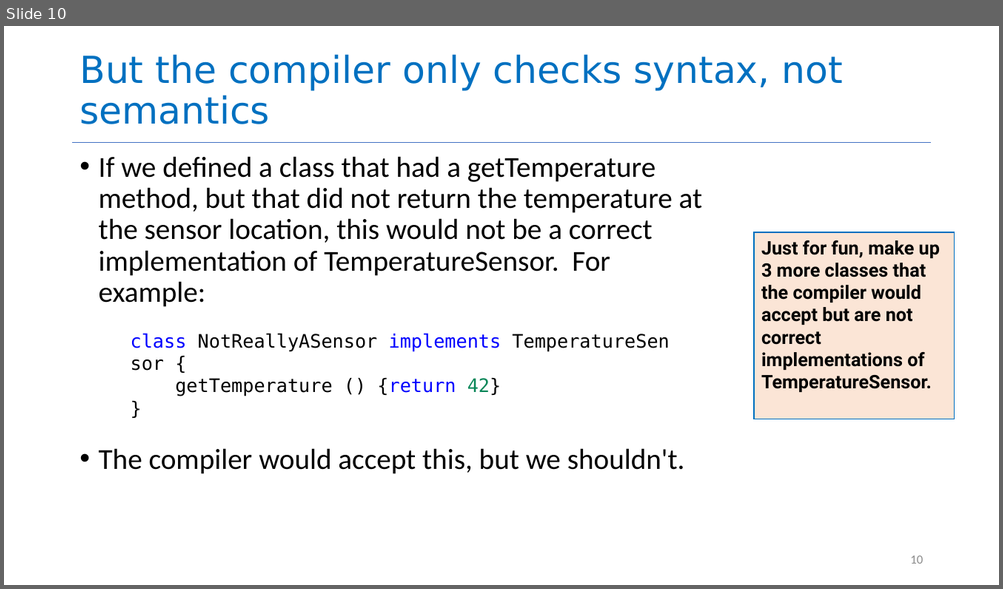
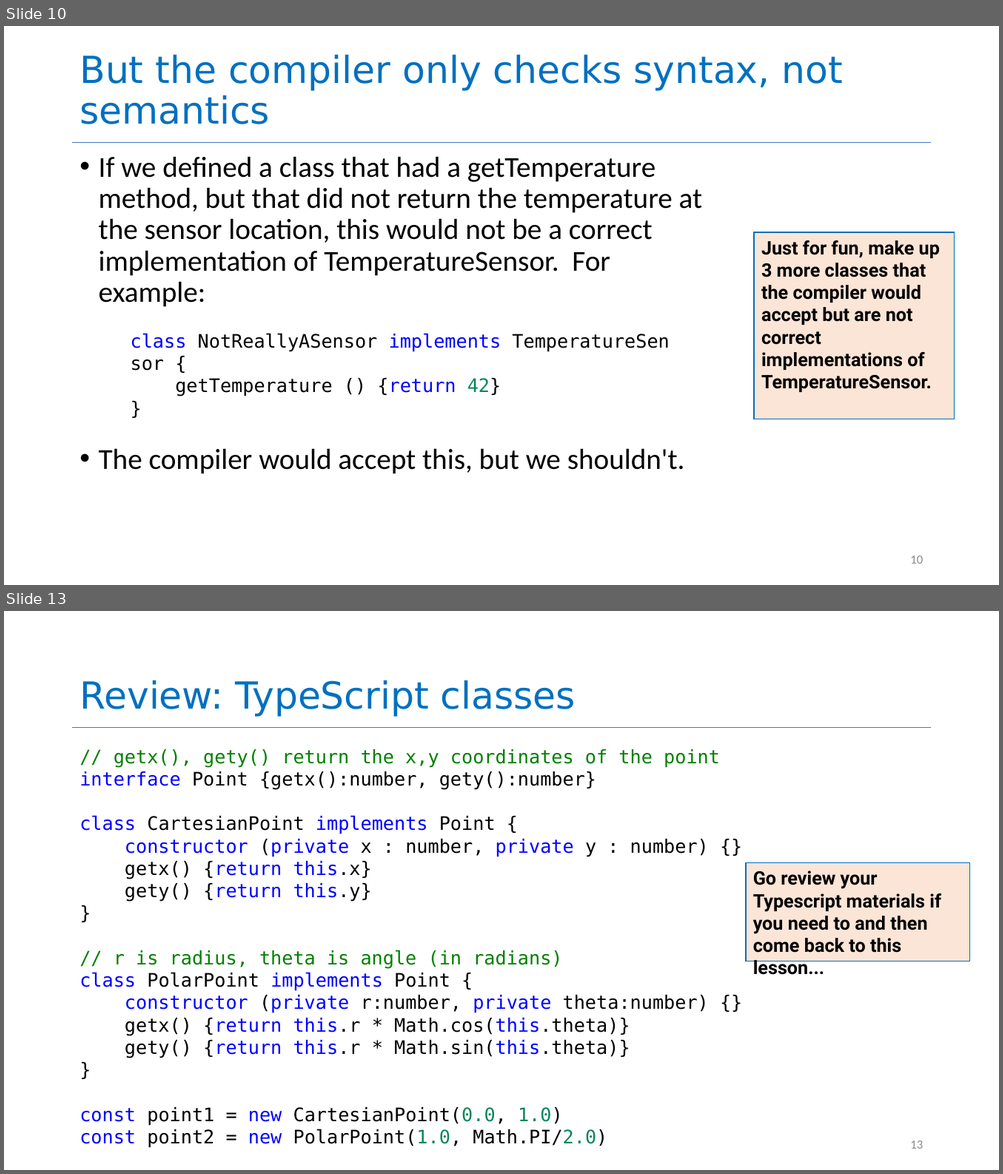
Before and after one commit to neu-se/CS4530-CS5500-Spring-2021, a slide deck: Slides/Lesson 1.3 Object-Oriented Principles.pptx. Shown one above the other, each under a label of ours: slide 10 before the commit, slides 10 and 13 after it; the slides between them are not shown. The pictures are 1003x589 and 1003x1174 pixels, drawn with LibreOffice and Linux fonts; fonts in the diff are those of the drawing. Boxes give left, top, right and bottom in pixels: in the first picture for what was removed or moved away, otherwise in the second. Text is boxed around its words. In the diff, an @@ line names an element or a change of style, - is before the commit and + after.

Commit message:
Week1 materials ready for Pull Request

```diff
--- a/Slides/Lesson 1.3 Object-Oriented Principles.pptx
+++ b/Slides/Lesson 1.3 Object-Oriented Principles.pptx
@@ slide 13 added at <box>4,611,999,1170</box>, background #FFFFFF; not listed: 1 template element that a slide beside it also shows @@
@@ title added at <box>79,680,575,717</box>, 36 pt, text #0070C0 @@
+Review: TypeScript classes
@@ text added at <box>79,749,720,1148</box>, 18 pt, text #000000 @@
+// getx(), gety() return the x,y coordinates of the point
+interface Point {getx():number, gety():number}
+class CartesianPoint implements Point {
+constructor (private x : number, private y : number) {}
+getx() {return this.x}
+gety() {return this.y}
+}
+// r is radius, theta is angle (in radians)
+class PolarPoint implements Point {
+constructor (private r:number, private theta:number) {}
+getx() {return this.r * Math.cos(this.theta)}
+gety() {return this.r * Math.sin(this.theta)}
+}
+const point1 = new CartesianPoint(0.0, 1.0)
+const point2 = new PolarPoint(1.0, Math.PI/2.0)
@@ rectangle added at <box>745,863,970,962</box>, fill #FBE5D6, outline #0070C0 1 pt, 18 pt, text #000000, bold @@
+Go review your Typescript materials if you need to and then come back to this lesson...
@@ page number added at <box>910,1141,922,1149</box>, 12 pt, text #8C8C8C @@
+13
```
Also in this commit, not shown: 17 slides changed, 2 other slides added, 3 other files.
